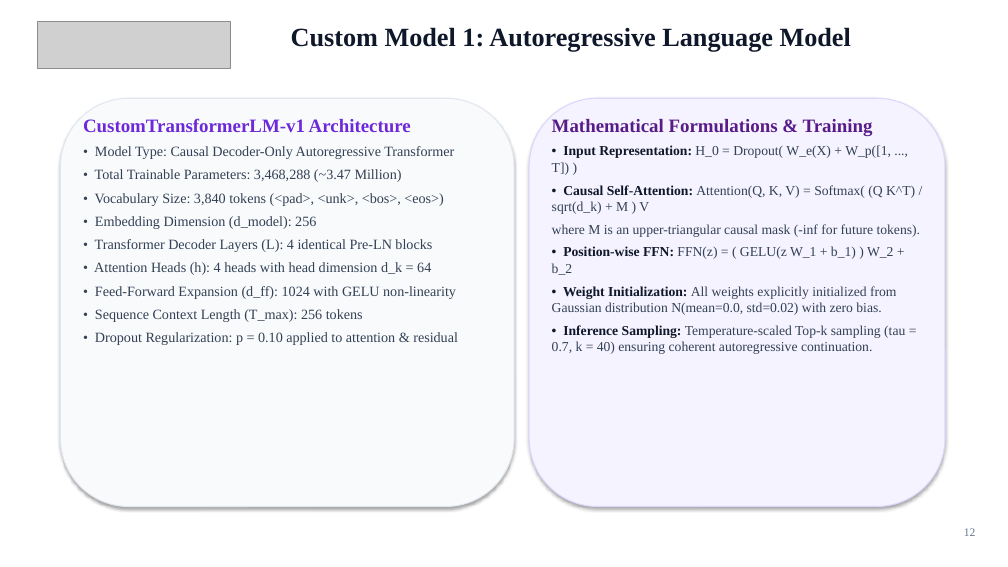
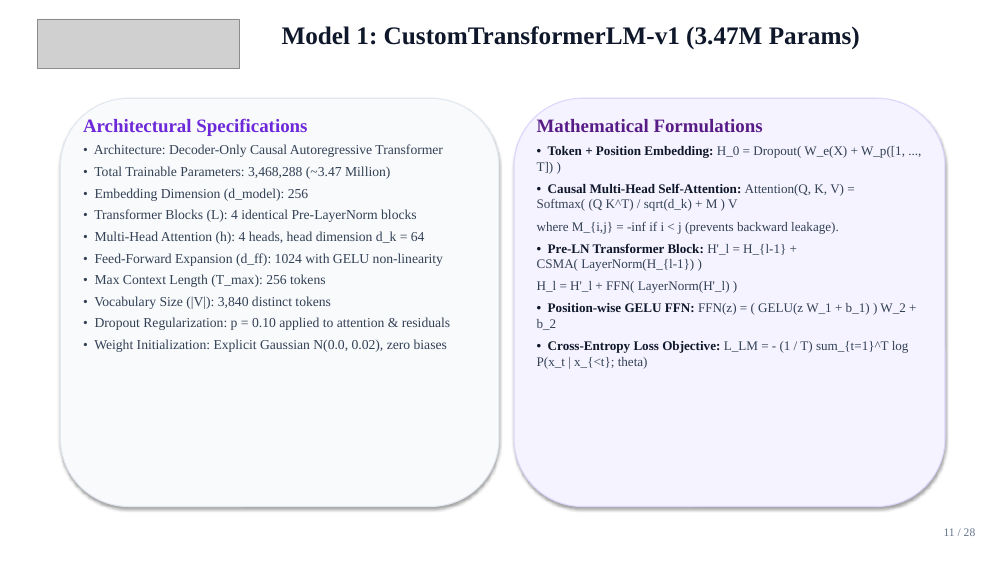
Before and after one commit to Kunwar9415/ai-powered-saas-platform, a slide deck: slide 11 of AI_POWERED_SAAS_PLATFORM_PRESENTATION.pptx (slide 12 before the commit). Drawn at 1008x567 pixels with LibreOffice and Linux fonts; fonts in the diff are those of the drawing; grey boxes stand for pictures. Boxes give left, top, right and bottom in pixels: in the first picture for what was removed or moved away, otherwise in the second. Text is boxed around its words. In the diff, an @@ line names an element or a change of style, - is before the commit and + after.

```diff
--- a/AI_POWERED_SAAS_PLATFORM_PRESENTATION.pptx
+++ b/AI_POWERED_SAAS_PLATFORM_PRESENTATION.pptx
@@ picture: place and size @@
-picture at <box>38,21,230,68</box>
+picture at <box>38,19,239,68</box>
@@ text at <box>282,26,860,49</box>: text changed; size 25 to 24 pt @@
-Custom Model 1: Autoregressive Language Model
+Model 1: CustomTransformerLM-v1 (3.47M Params)
@@ rounded rectangle: place and size @@
-rounded rectangle at <box>60,98,514,507</box>
+rounded rectangle at <box>60,98,499,507</box>
@@ text at <box>83,118,443,157</box>: text changed; size 13.5 to 13 pt @@
-CustomTransformerLM-v1 Architecture
-• Model Type: Causal Decoder-Only Autoregressive Transformer
+Architectural Specifications
+• Architecture: Decoder-Only Causal Autoregressive Transformer
@@ rounded rectangle: place and size @@
-rounded rectangle at <box>529,98,945,507</box>
+rounded rectangle at <box>514,98,945,507</box>
@@ text at <box>537,119,909,369</box>: text changed; size 13 to 12.5 pt @@
-Mathematical Formulations & Training
-• Input Representation: H_0 = Dropout( W_e(X) + W_p([1, ..., T]) )
-• Causal Self-Attention: Attention(Q, K, V) = Softmax( (Q K^T) / sqrt(d_k) + M ) V
-where M is an upper-triangular causal mask (-inf for future tokens).
-• Position-wise FFN: FFN(z) = ( GELU(z W_1 + b_1) ) W_2 + b_2
-• Weight Initialization: All weights explicitly initialized from Gaussian distribution N(mean=0.0, std=0.02) with zero bias.
-• Inference Sampling: Temperature-scaled Top-k sampling (tau = 0.7, k = 40) ensuring coherent autoregressive continuation.
+Mathematical Formulations
+• Token + Position Embedding: H_0 = Dropout( W_e(X) + W_p([1, ..., T]) )
+• Causal Multi-Head Self-Attention: Attention(Q, K, V) = Softmax( (Q K^T) / sqrt(d_k) + M ) V
+where M_{i,j} = -inf if i < j (prevents backward leakage).
+• Pre-LN Transformer Block: H'_l = H_{l-1} + CSMA( LayerNorm(H_{l-1}) )
+H_l = H'_l + FFN( LayerNorm(H'_l) )
+• Position-wise GELU FFN: FFN(z) = ( GELU(z W_1 + b_1) ) W_2 + b_2
+• Cross-Entropy Loss Objective: L_LM = - (1 / T) sum_{t=1}^T log P(x_t | x_{<t}; theta)
@@ text at <box>94,166,443,266</box>: size 13.5 to 13 pt in "• Total Trainable Parameters: 3,468,288 (~3.47 Million)", "• Embedding Dimension (d_model): 256", "• Feed-Forward Expansion (d_ff): 1024 with GELU ..."; less space between paragraphs @@
@@ text at <box>94,209,425,244</box>: text changed; size 13.5 to 13 pt @@
-• Transformer Decoder Layers (L): 4 identical Pre-LN blocks
-• Attention Heads (h): 4 heads with head dimension d_k = 64
+• Transformer Blocks (L): 4 identical Pre-LayerNorm blocks
+• Multi-Head Attention (h): 4 heads, head dimension d_k = 64
@@ text at <box>95,193,443,206</box>: paragraph removed @@
-• Vocabulary Size: 3,840 tokens (<pad>, <unk>, <bos>, <eos>)
@@ text at <box>94,274,450,352</box>: text changed; size 13.5 to 13 pt @@
-• Sequence Context Length (T_max): 256 tokens
-• Dropout Regularization: p = 0.10 applied to attention & residual
+• Max Context Length (T_max): 256 tokens
+• Vocabulary Size (|V|): 3,840 distinct tokens
+• Dropout Regularization: p = 0.10 applied to attention & residuals
+• Weight Initialization: Explicit Gaussian N(0.0, 0.02), zero biases
@@ text added at <box>944,528,976,536</box>, 11 pt, text #64748B @@
+11 / 28
@@ text removed at <box>964,528,976,536</box> @@
-12
```
Also in this commit, not shown: 8 other slides changed, 19 slides added, 16 slides removed, 1 other file.
